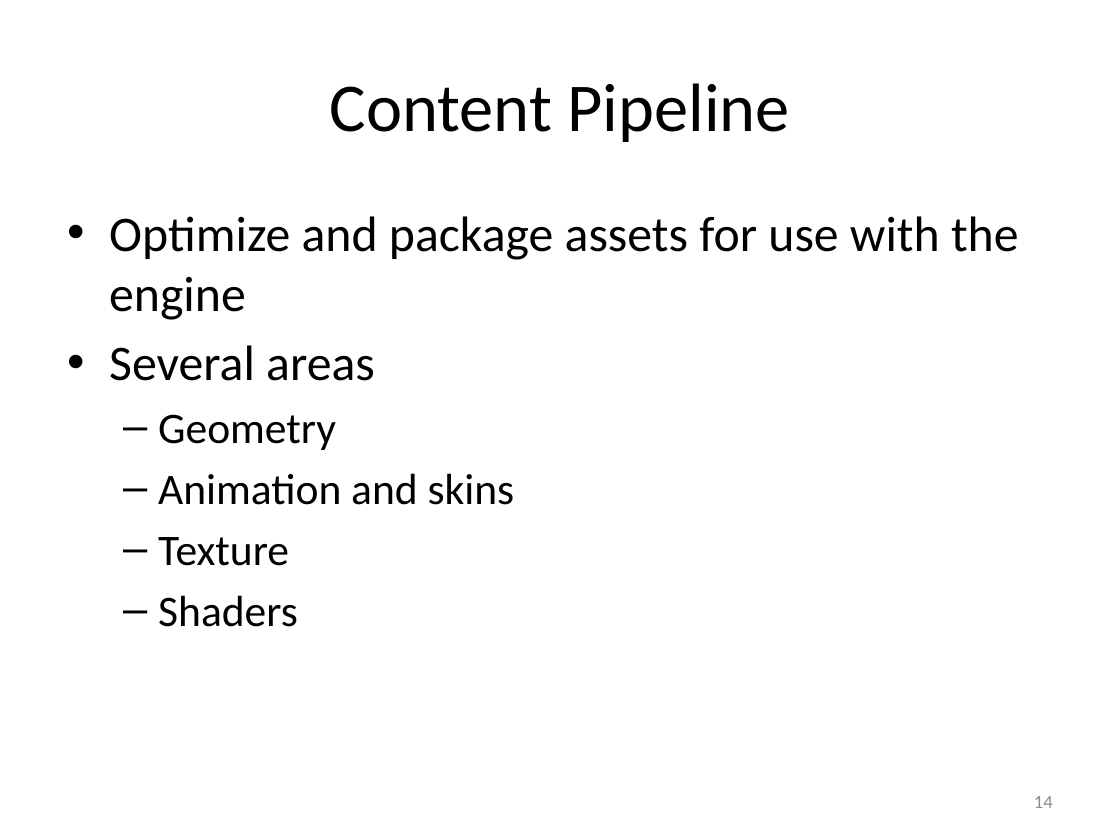
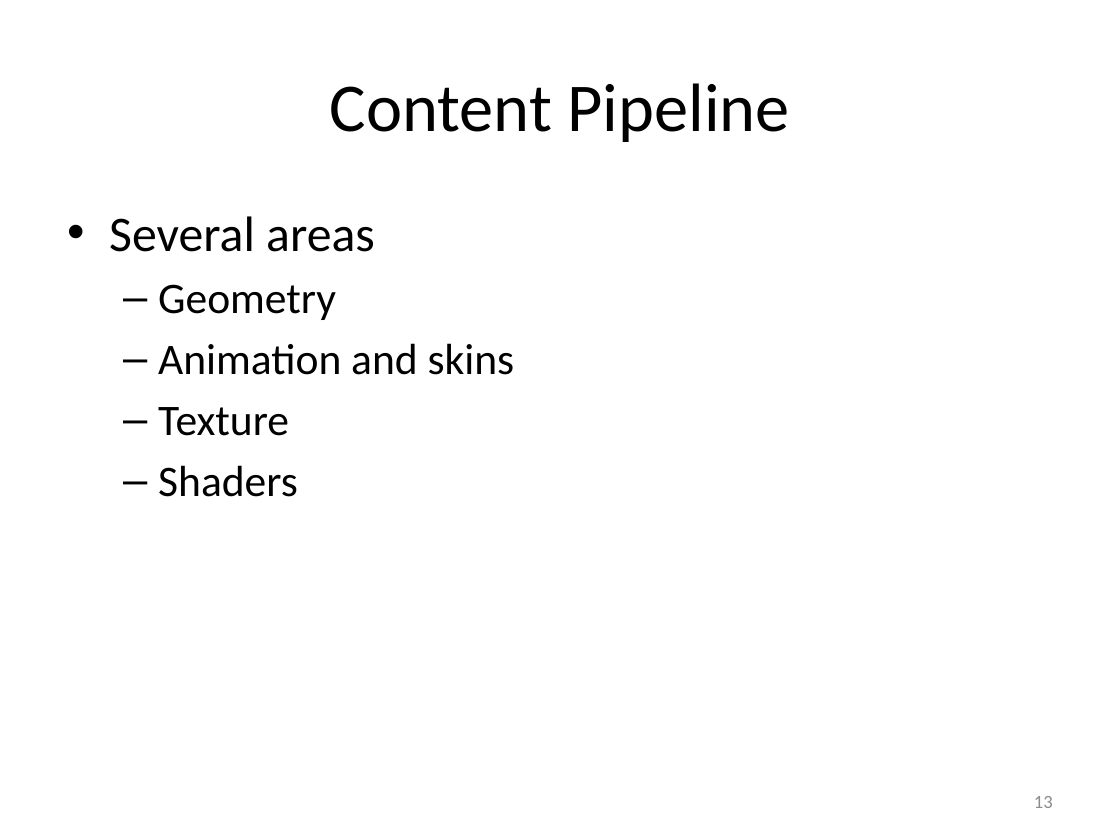
Before and after one commit to pjcozzi/Articles, a slide deck: slide 13 of WebGLContentPipeline/WebGLContentPipelineWithglTF.pptx (slide 14 before the commit). Drawn at 1120x840 pixels with LibreOffice and Linux fonts; fonts in the diff are those of the drawing. Boxes give left, top, right and bottom in pixels: in the first picture for what was removed or moved away, otherwise in the second. Text is boxed around its words. In the diff, an @@ line names an element or a change of style, - is before the commit and + after.

```diff
--- a/WebGLContentPipeline/WebGLContentPipelineWithglTF.pptx
+++ b/WebGLContentPipeline/WebGLContentPipelineWithglTF.pptx
@@ text at (109,216,1019,320): paragraph removed @@
-• Optimize and package assets for use with the engine
@@ page number at (1034,796,1053,808): text changed @@
-14
+13
```
Also in this commit, not shown: 5 other slides changed, 1 slide added, 2 slides removed.
